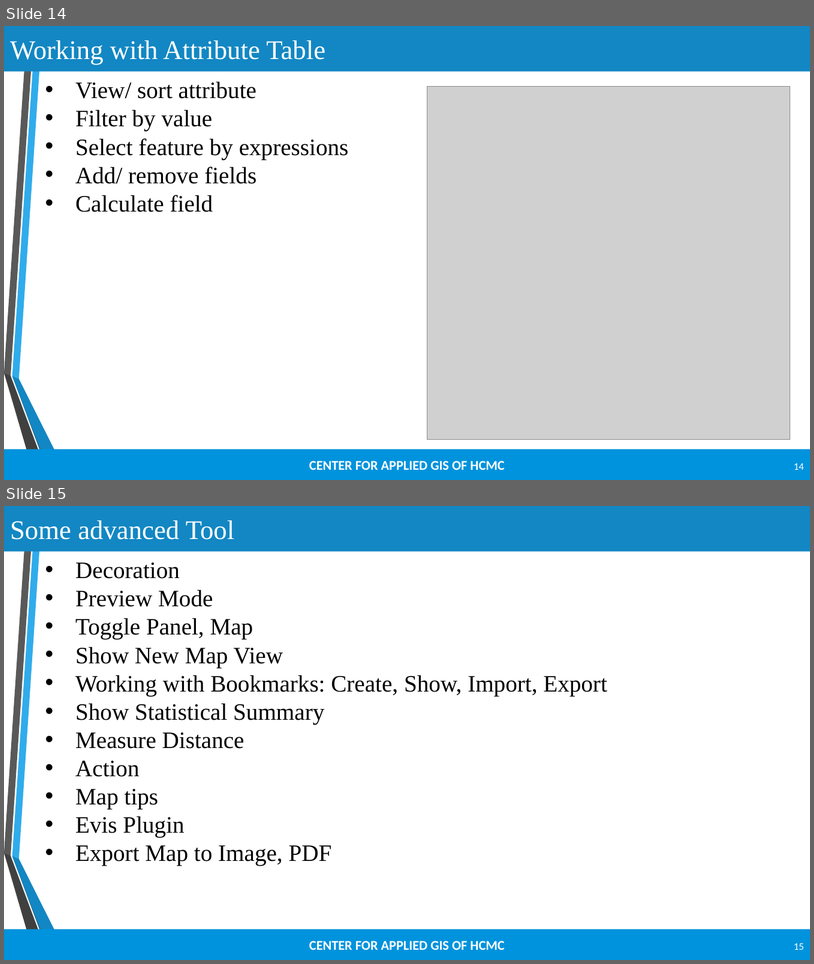
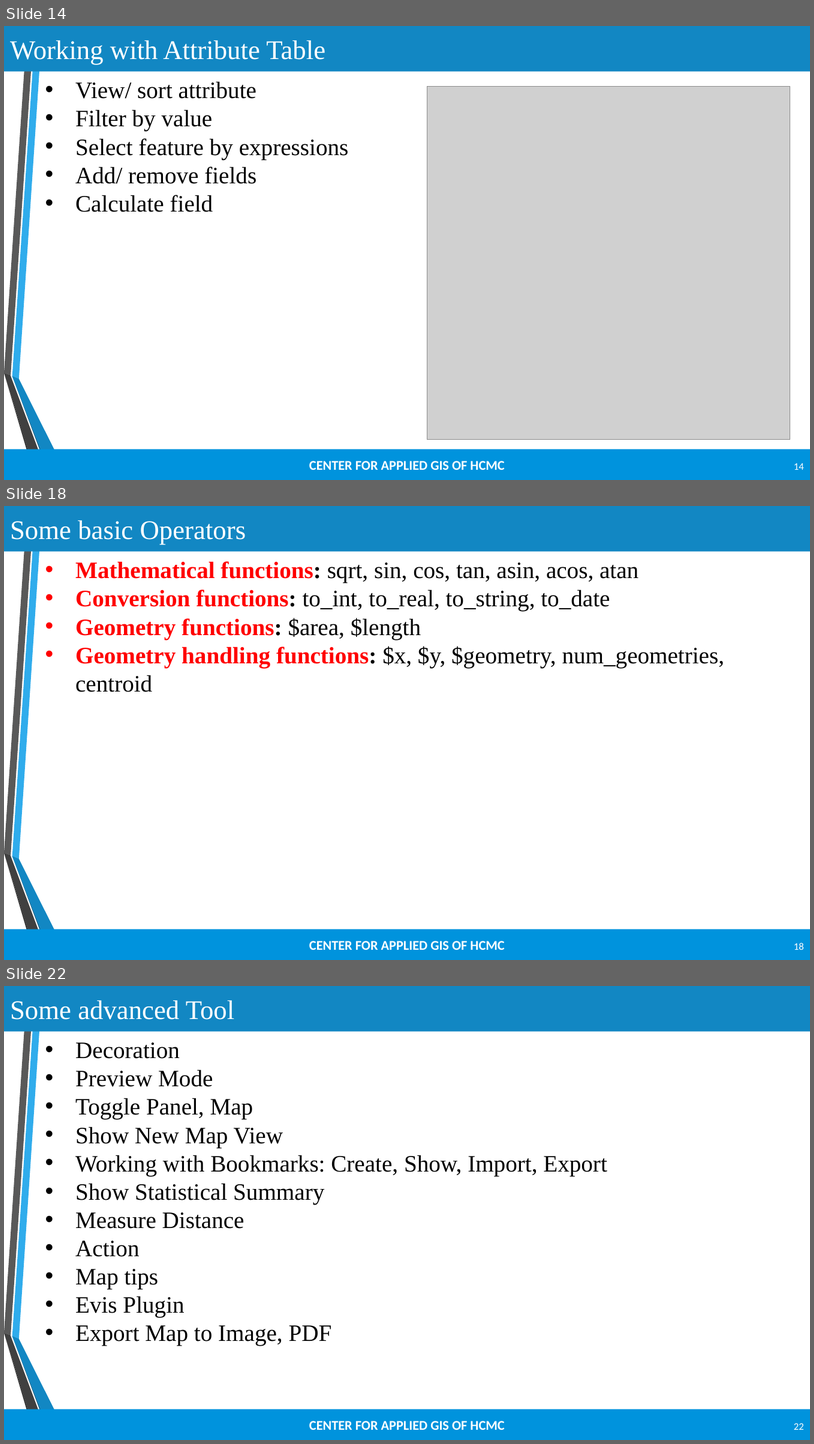
Before and after one commit to lebuu2512/QGIS-Training, a slide deck: Unit 2.pptx. Shown one above the other, each under a label of ours: slides 14 and 15 before the commit, slides 14, 18 and 22 after it; the slides between them are not shown. The pictures are 814x964 and 814x1444 pixels, drawn with LibreOffice and Linux fonts; fonts in the diff are those of the drawing; grey boxes stand for pictures; background and template pictures are left out. Boxes give left, top, right and bottom in pixels: in the first picture for what was removed or moved away, otherwise in the second. Text is boxed around its words. In the diff, an @@ line names an element or a change of style, - is before the commit and + after.

```diff
--- a/Unit 2.pptx
+++ b/Unit 2.pptx
@@ slide 18 added at (4, 506, 810, 960), background #FFFFFF; not listed: 7 template elements that a slide beside it also shows @@
@@ title added at (4, 506, 810, 552), fill #1287C3, 32 pt, text #FFFFFF @@
+Some basic Operators
@@ text added at (75, 561, 725, 692), 28 pt, text #000000 @@
+• Mathematical functions: sqrt, sin, cos, tan, asin, acos, atan
+• Conversion functions: to_int, to_real, to_string, to_date
+• Geometry functions: $area, $length
+• Geometry handling functions: $x, $y, $geometry, num_geometries, centroid
@@ page number added at (794, 942, 804, 949), 12 pt, text #FFFFFF @@
+18
@@ what was slide 15 is now slide 22 @@
@@ page number at (794, 1423, 804, 1429): text changed @@
-15
+22
```
Also in this commit, not shown: 1 slide changed, 5 other slides added, 1 other file.
